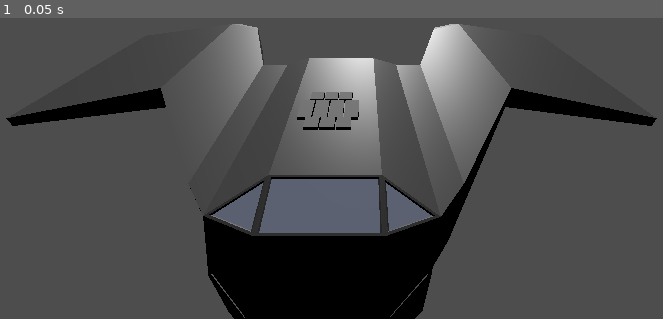
Above: before the commit, frame 1.
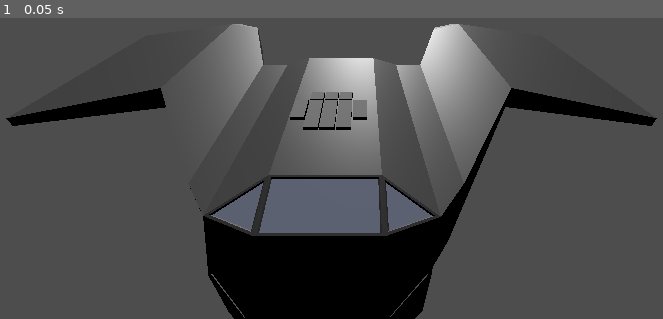
Above: after the commit, the same moment.

Repository: Xwilarg/LudumDare54
Game: Godot game, scene res://Scenes/Main.tscn
Same seed, same stepped clock (60 frames per second), same inputs: the game is played once before the commit and once after it.
Inputs:
- Up to frame 1 (0.05 s): no input

The runs differ from the first frame. In frame 1, 0.2% of the frame differs, in the area x 43-56%, y 27-34%.

Commit message:
Add item

Diff:
--- /dev/null
+++ b/Scenes/AItem.gd
@@ -0,0 +1,3 @@
+extends Node
+
+class_name AItem
--- /dev/null
+++ b/Scenes/GridManager.tscn
@@ -0,0 +1,11 @@
+[gd_scene load_steps=2 format=3 uid="uid://bm4ftyrcxcc58"]
+
+[ext_resource type="Script" path="res://Scripts/GridManager.gd" id="1_3uxqg"]
+
+[node name="GridManager" type="Node3D"]
+transform = Transform3D(1, 0, 0, 0, 1, 0, 0, 0, 1, 0, 3.66194, 1.73878)
+script = ExtResource("1_3uxqg")
+_data = ".XXX.
+XXXXX
+XXXXX
+.XXX."
--- a/Scenes/Main.tscn
+++ b/Scenes/Main.tscn
@@ -1,7 +1,7 @@
 [gd_scene load_steps=3 format=3 uid="uid://co7830btl7ju4"]
 
 [ext_resource type="PackedScene" uid="uid://kv32663idxo7" path="res://Models/spaceship.glb" id="1_ntri4"]
-[ext_resource type="Script" path="res://Scripts/GridManager.gd" id="2_alskd"]
+[ext_resource type="PackedScene" uid="uid://bm4ftyrcxcc58" path="res://Scenes/GridManager.tscn" id="2_obdl2"]
 
 [node name="Node3D" type="Node3D"]
 
@@ -14,10 +14,4 @@
 [node name="Camera3D" type="Camera3D" parent="."]
 transform = Transform3D(1, 0, 0, 0, 0.84202, 0.539447, 0, -0.539447, 0.84202, 2.08535, 20.1394, 20.5378)
 
-[node name="GridManager" type="Node3D" parent="."]
-transform = Transform3D(1, 0, 0, 0, 1, 0, 0, 0, 1, 0, 3.66194, 1.73878)
-script = ExtResource("2_alskd")
-_data = ".XXX.
-XXXX
-XXXX
-.XXX."
+[node name="GridManager" parent="." instance=ExtResource("2_obdl2")]
